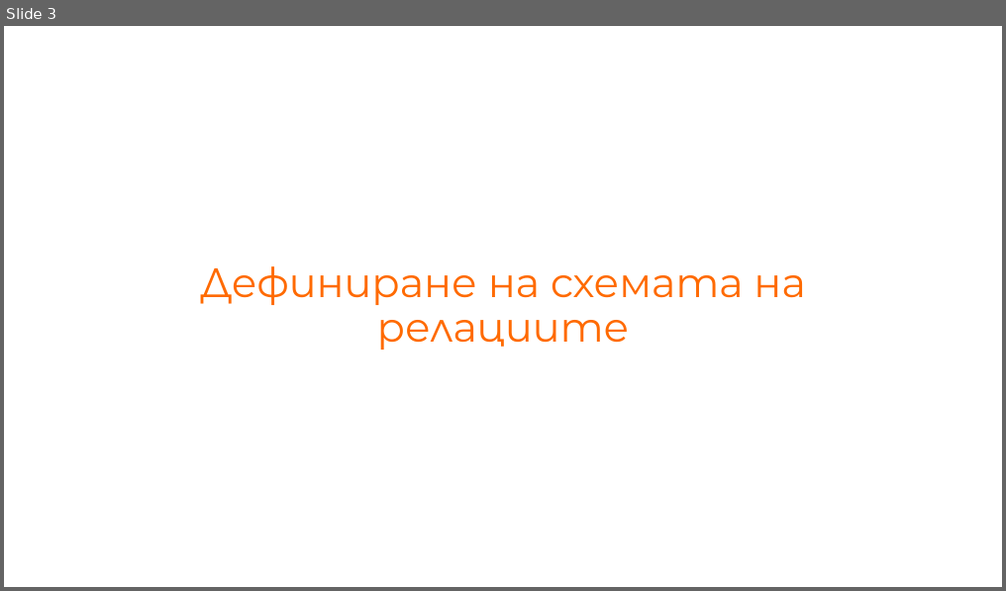
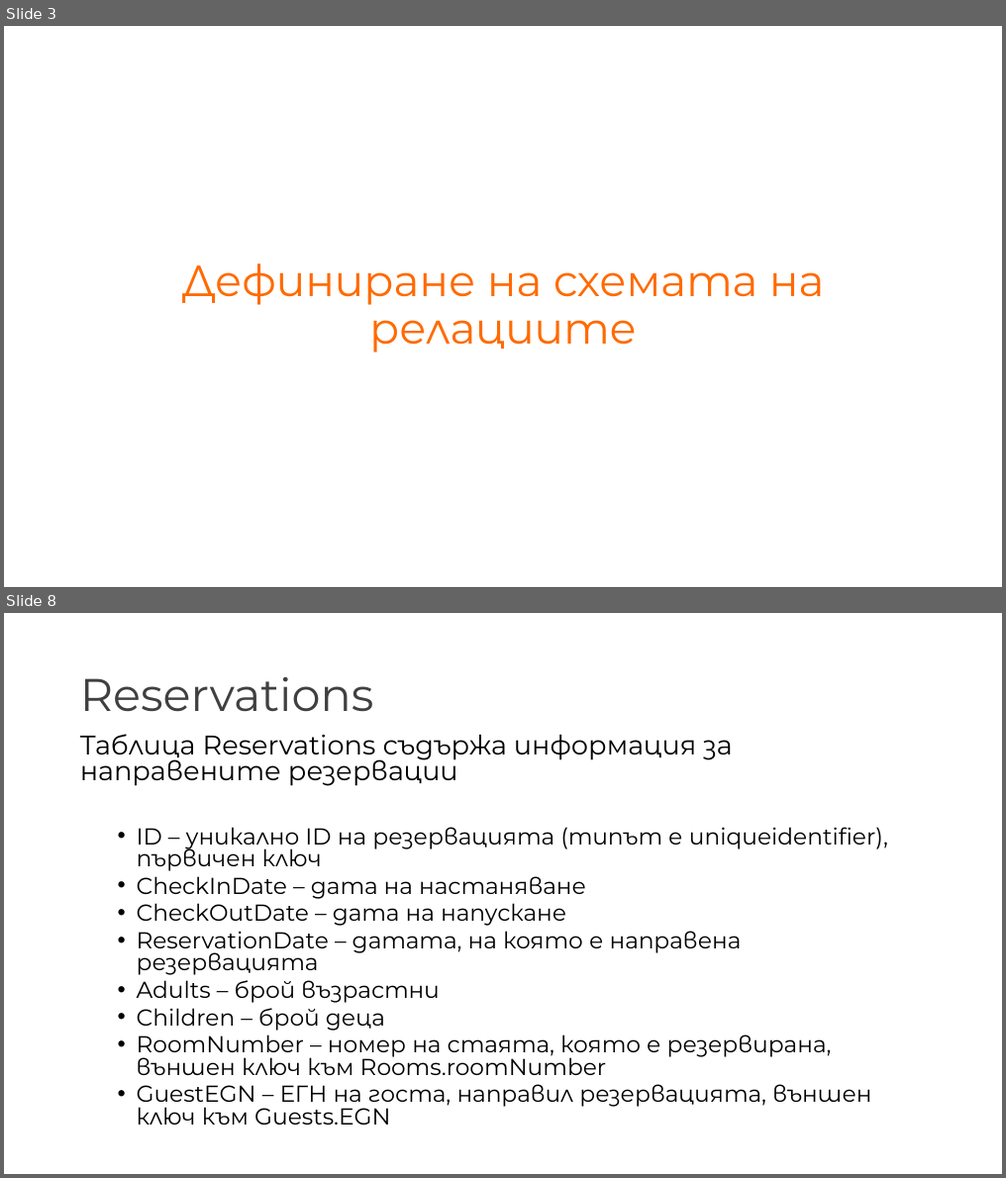
Before and after one commit to NikolaTotev/SQL-Course-Project, a slide deck: Project Presentation.pptx. Shown one above the other, each under a label of ours: slide 3 before the commit, slides 3 and 8 after it; the slides between them are not shown. The pictures are 1006x591 and 1006x1178 pixels, drawn with LibreOffice and Linux fonts; fonts in the diff are those of the drawing. Boxes give left, top, right and bottom in pixels: in the first picture for what was removed or moved away, otherwise in the second. Text is boxed around its words. In the diff, an @@ line names an element or a change of style, - is before the commit and + after.

```diff
--- a/Project Presentation.pptx
+++ b/Project Presentation.pptx
@@ slide 8 added at (4, 613, 1002, 1174), background #FFFFFF @@
@@ title added at (80, 677, 374, 712), 44 pt, text #404040 @@
+Reservations
@@ text added at (80, 734, 888, 1125), 22.2 pt, text #000000 @@
+Таблица Reservations съдържа информация за направените резервации
+  • ID – уникално ID на резервацията (типът е uniqueidentifier), първичен ключ
+  • CheckInDate – дата на настаняване
+  • CheckOutDate – дата на напускане
+  • ReservationDate – датата, на която е направена резервацията
+  • Adults – брой възрастни
+  • Children – брой деца
+  • RoomNumber – номер на стаята, която е резервирана, външен ключ към Rooms.roomNumber
+  • GuestEGN – ЕГН на госта, направил резервацията, външен ключ към Guests.EGN
@@ slide 3 changed as well @@
@@ title "Дефиниране на схемата на релациите" at (182, 264, 824, 353): size 39.6 to 42 pt @@
```
Also in this commit, not shown: 4 other slides changed, 7 other slides added, 2 slides removed, 11 other files.
